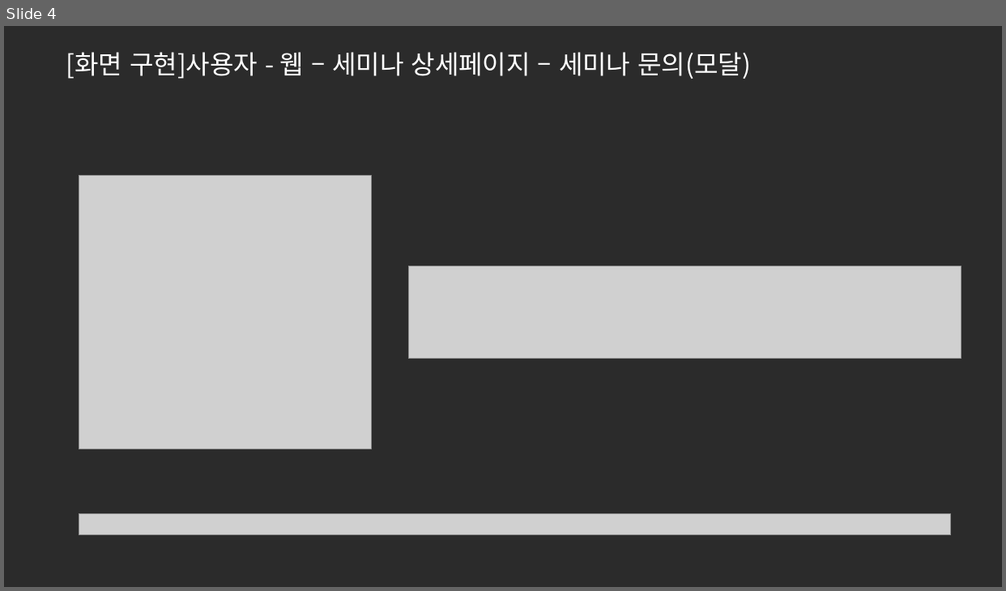
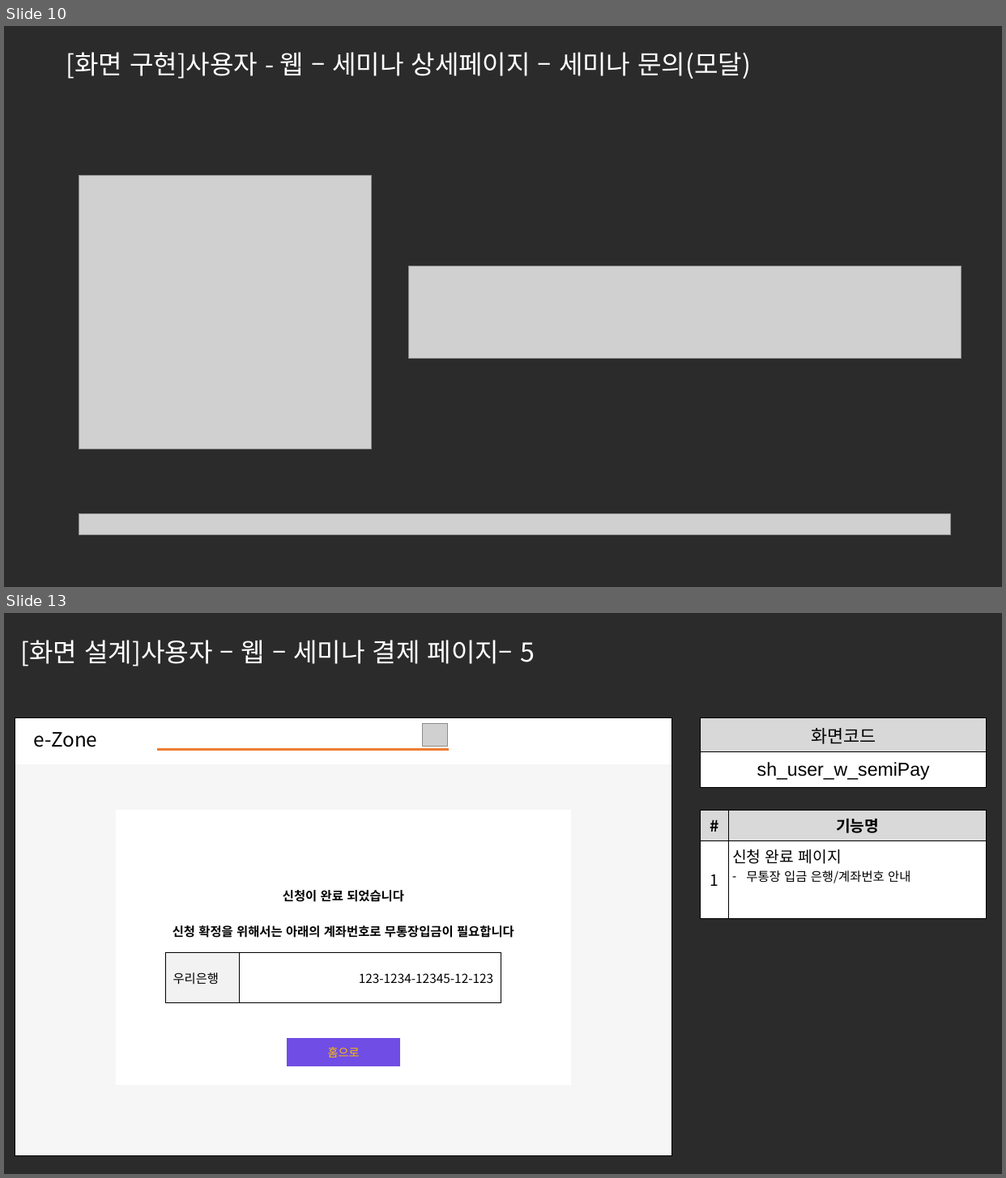
Before and after one commit to ezenteam2/e-Zone, a slide deck: 0 발표용 파워포인트/0501 5차발표/0501 project05 - 파워포인트 - 서희.pptx. Shown one above the other, each under a label of ours: slide 4 before the commit, slides 10 and 13 after it; the slides between them are not shown. The pictures are 1006x591 and 1006x1178 pixels, drawn with LibreOffice and Linux fonts; fonts in the diff are those of the drawing; grey boxes stand for pictures; background and template pictures are left out; a plain dark background stands for a picture behind light text. Boxes give left, top, right and bottom in pixels: in the first picture for what was removed or moved away, otherwise in the second. Text is boxed around its words. In the diff, an @@ line names an element or a change of style, - is before the commit and + after.

```diff
--- a/0 발표용 파워포인트/0501 5차발표/0501 project05 - 파워포인트 - 서희.pptx
+++ b/0 발표용 파워포인트/0501 5차발표/0501 project05 - 파워포인트 - 서희.pptx
@@ slide 13 added at [4,613,1002,1174], background picture (left out) @@
@@ text added at [21,640,535,666], 25 pt, text #FFFFFF @@
+[화면 설계]사용자 – 웹 – 세미나 결제 페이지– 5
@@ table added at [15,717,671,1156], 2 rows, 1 columns @@
+
+
@@ text added at [34,732,98,747], 19 pt, text #000000 @@
+e-Zone
@@ picture added at [423,724,447,747] @@
@@ table added at [701,717,987,787], 2 rows, 1 columns @@
+화면코드
+sh_user_w_semiPay
@@ line added from (157, 750) to (449, 750), #ED7D31 2.25 pt @@
@@ table added at [117,810,572,1085], 1 rows, 1 columns @@
+신청이 완료 되었습니다 / 신청 확정을 위해서는 아래의 계좌번호로 무통장입금이 필요합니다
@@ table added at [701,810,987,918], 2 rows, 2 columns @@
+# | 기능명
+1 | 신청 완료 페이지 / 무통장 입금 은행/계좌번호 안내
@@ table added at [166,953,502,1003], 1 rows, 2 columns @@
+우리은행 | 123-1234-12345-12-123
@@ rectangle added at [286,1038,401,1067], fill #704DE4, outline #FFFFFF 1 pt, 11 pt, text #FFC000 @@
+홈으로
@@ what was slide 4 is now slide 10 @@
```
Also in this commit, not shown: 2 slides changed, 8 other slides added.
